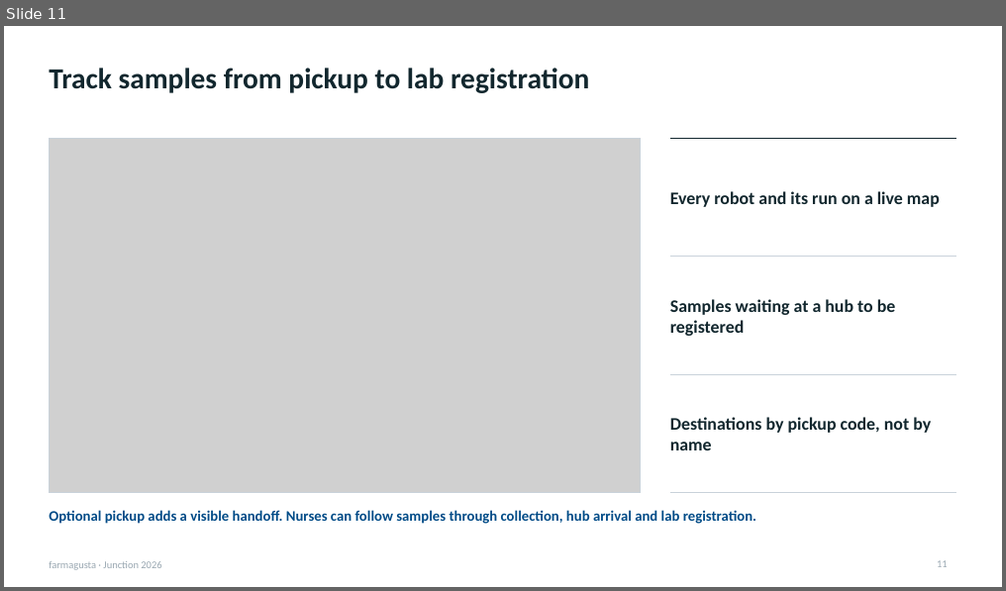
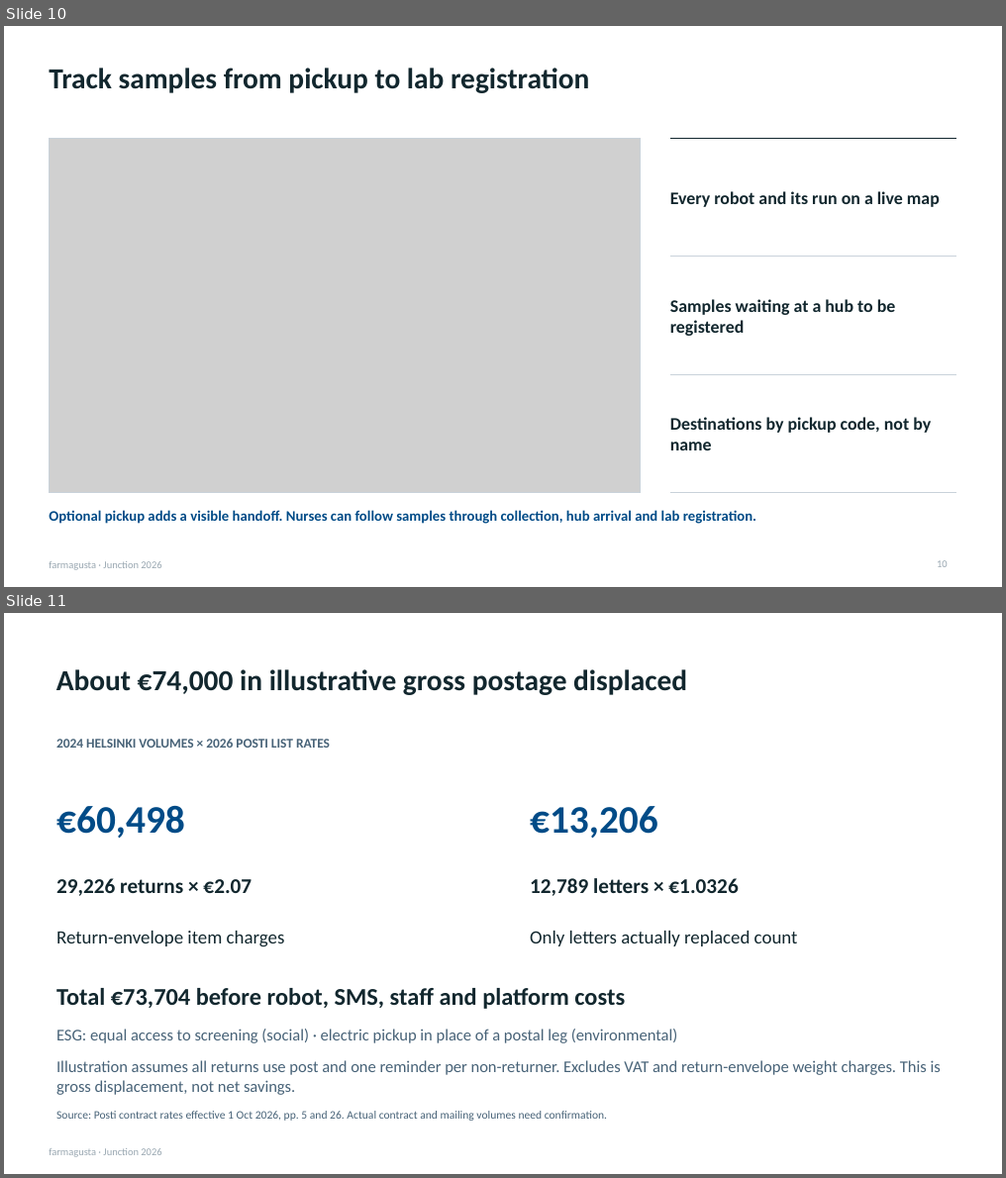
Before and after one commit to rromppanen/junction26, a slide deck: docs/pitch/farmagusta-screening-attendance.pptx. Shown one above the other, each under a label of ours: slide 11 before the commit, slides 10 and 11 after it. The pictures are 1006x591 and 1006x1178 pixels, drawn with LibreOffice and Linux fonts; fonts in the diff are those of the drawing; grey boxes stand for pictures. Boxes give left, top, right and bottom in pixels: in the first picture for what was removed or moved away, otherwise in the second. Text is boxed around its words. In the diff, an @@ line names an element or a change of style, - is before the commit and + after.

```diff
--- a/docs/pitch/farmagusta-screening-attendance.pptx
+++ b/docs/pitch/farmagusta-screening-attendance.pptx
@@ slide 11 added at [4,613,1002,1174], background #FFFFFF; not listed: 1 template element that a slide beside it also shows @@
@@ text added at [56,669,687,695], 28 pt, text #12272E, bold @@
+About €74,000 in illustrative gross postage displaced
@@ text added at [56,739,330,748], 12.8 pt, text #486378, bold @@
+2024 HELSINKI VOLUMES × 2026 POSTI LIST RATES
@@ text added at [56,805,185,838], 37.5 pt, text #004B87, bold @@
+€60,498
@@ text added at [530,806,658,838], 37.5 pt, text #004B87, bold @@
+€13,206
@@ text added at [56,878,252,896], 20.2 pt, text #12272E, bold @@
+29,226 returns × €2.07
@@ text added at [530,878,738,896], 20.2 pt, text #12272E, bold @@
+12,789 letters × €1.0326
@@ text added at [56,931,285,948], 18 pt, text #12272E @@
+Return-envelope item charges
@@ text added at [530,931,798,947], 18 pt, text #12272E @@
+Only letters actually replaced count
@@ text added at [56,988,625,1009], 23.2 pt, text #12272E, bold @@
+Total €73,704 before robot, SMS, staff and platform costs
@@ text added at [56,1029,678,1044], 15.8 pt, text #486378 @@
+ESG: equal access to screening (social) · electric pickup in place of a postal leg (environmental)
@@ text added at [56,1060,941,1095], 15.8 pt, text #486378 @@
+Illustration assumes all returns use post and one reminder per non-returner. Excludes VAT and return-envelope weight charges. This is gross displacement, not net savings.
@@ text added at [56,1111,607,1121], 11 pt, text #486378 @@
+Source: Posti contract rates effective 1 Oct 2026, pp. 5 and 26. Actual contract and mailing volumes need confirmation.
@@ what was slide 11 is now slide 10 @@
@@ page number at [937,561,947,568]: text changed @@
-11
+10
```
Also in this commit, not shown: 1 slide changed, 2 slides removed.
